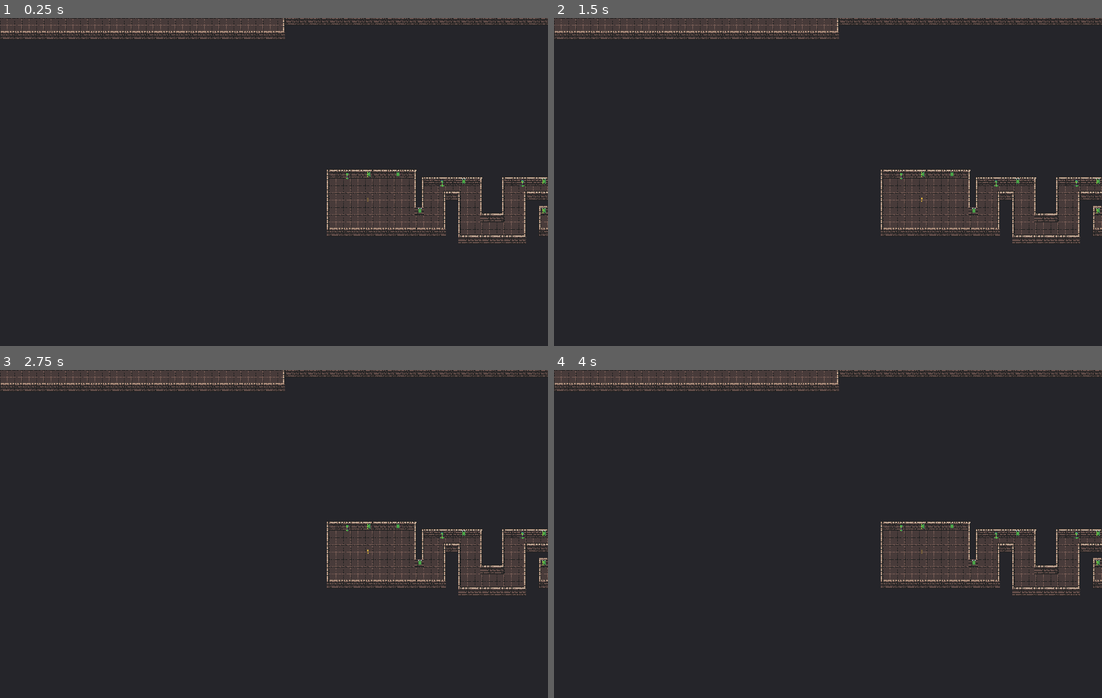
Above: before the commit, frames 1-4 (two rows, left to right).
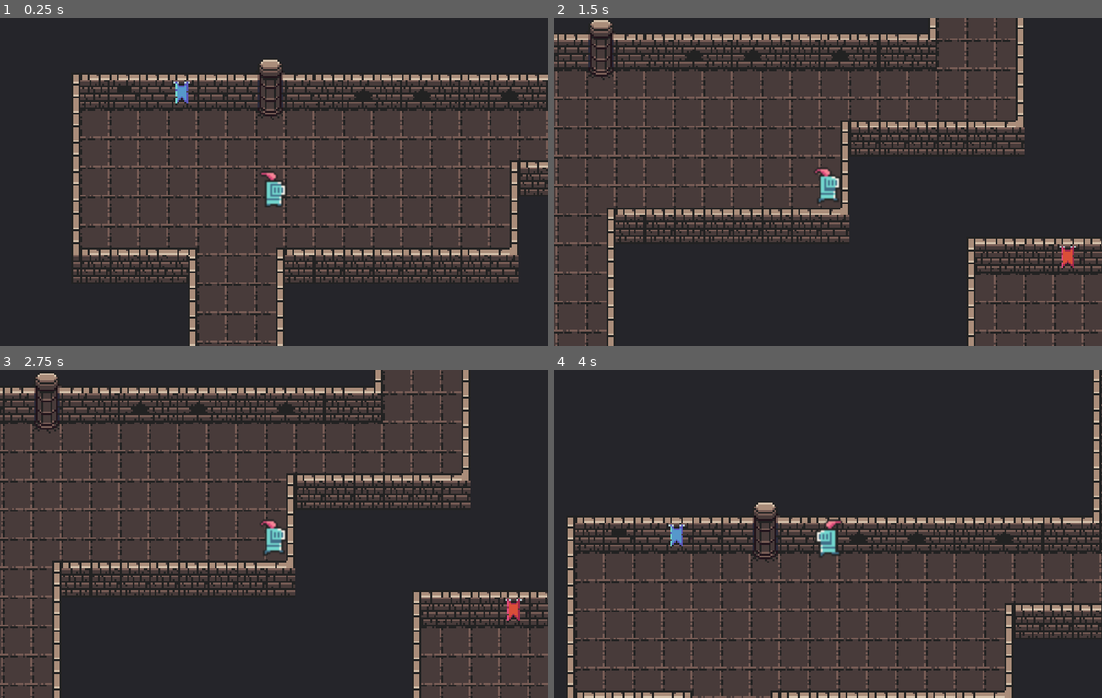
Above: after the commit, the same moments.

Repository: Narrop/Jame-Gam
Game: Godot game, scene res://scenes/levels/level3.tscn
Two runs of this game, one before a commit and one after it. Both use one fixed random seed, a clock stepped at 60 frames per second and the inputs below. This scene is started directly instead of the project's main scene.
Inputs (mouse positions are in pixels of both pictures, inside the frame that each line leads up to):
- Up to frame 1 (0.25 s): no input
- Up to frame 2 (1.5 s): tap Enter (ui_accept) at 0.5, 0.77 s; move the mouse to (948, 165) at 0.52 s; hold Right (ui_right) 0.53-1.28 s; move the mouse to (718, 198) at 1.27 s; hold Down (ui_down) from 1.28 s (still down)
- Up to frame 3 (2.75 s): tap Enter (ui_accept) at 1.52 s; move the mouse to (328, 461) at 2.02 s; release Down (ui_down) at 2.03 s; hold Right (ui_right) from 2.03 s (still down)
- Up to frame 4 (4 s): move the mouse to (800, 599) at 2.77 s; release Right (ui_right) at 2.78 s; hold Up (ui_up) 2.78-3.53 s; tap Enter (ui_accept) at 3.02, 3.77 s; move the mouse to (992, 583) at 3.52 s; hold Left (ui_left) from 3.53 s (still down)

The runs differ from the first frame. In frame 1, 47% of the frame differs, in the area x 0-100%, y 0-100%; in frame 2, 55%; in frame 3, 55%; in frame 4, 44%.

Commit message:
lvl3

Diff:
--- a/scenes/levels/level3.tscn
+++ b/scenes/levels/level3.tscn
@@ -1,9 +1,12 @@
-[gd_scene load_steps=25 format=2]
+[gd_scene load_steps=28 format=2]
 
 [ext_resource path="res://scenes/key/key.tscn" type="PackedScene" id=1]
 [ext_resource path="res://scenes/levels/level2.gd" type="Script" id=2]
 [ext_resource path="res://assets/images/0x72_DungeonTilesetII_v1.4/0x72_DungeonTilesetII_v1.4.png" type="Texture" id=3]
 [ext_resource path="res://assets/musics and sounds/Joel Francis Burford Free JRPG 8-Bit Music + SFX Samples/WAV Loops/02 A Hero's Calling (LOOP).wav" type="AudioStream" id=4]
+[ext_resource path="res://scenes/time/time.tscn" type="PackedScene" id=5]
+[ext_resource path="res://scenes/time/time2.tscn" type="PackedScene" id=6]
+[ext_resource path="res://scenes/player/player.tscn" type="PackedScene" id=7]
 
 [sub_resource type="InputEventAction" id=1]
 action = "ui_cancel"
@@ -656,10 +659,10 @@
 script = ExtResource( 2 )
 
 [node name="Panel" type="Panel" parent="."]
-margin_left = -4322.0
-margin_top = -3149.0
-margin_right = 7413.0
-margin_bottom = 4945.0
+margin_left = -4495.0
+margin_top = -2937.0
+margin_right = 7240.0
+margin_bottom = 5157.0
 __meta__ = {
 "_edit_use_anchors_": false
 }
@@ -690,10 +693,44 @@
 }
 
 [node name="key" parent="." instance=ExtResource( 1 )]
-position = Vector2( 805, 399 )
+position = Vector2( -172, -302 )
 
 [node name="music_advent" type="AudioStreamPlayer" parent="."]
 stream = ExtResource( 4 )
 volume_db = -20.0
 
+[node name="Node2D" type="Node2D" parent="."]
+
+[node name="time2" parent="Node2D" instance=ExtResource( 6 )]
+position = Vector2( 488, -351 )
+
+[node name="time6" parent="Node2D" instance=ExtResource( 6 )]
+position = Vector2( -640, 48 )
+
+[node name="time7" parent="Node2D" instance=ExtResource( 6 )]
+position = Vector2( -822, -891 )
+
+[node name="time8" parent="Node2D" instance=ExtResource( 6 )]
+position = Vector2( -1176, -480 )
+
+[node name="time" parent="Node2D" instance=ExtResource( 5 )]
+position = Vector2( -536, -1240 )
+
+[node name="time9" parent="Node2D" instance=ExtResource( 5 )]
+position = Vector2( -248, -312 )
+
+[node name="time10" parent="Node2D" instance=ExtResource( 5 )]
+position = Vector2( -1176, -1216 )
+
+[node name="time11" parent="Node2D" instance=ExtResource( 5 )]
+position = Vector2( 1239, 0 )
+
+[node name="player" parent="." instance=ExtResource( 7 )]
+position = Vector2( -790, -152 )
+
+[node name="Camera2D" type="Camera2D" parent="player"]
+visible = false
+current = true
+zoom = Vector2( 0.25, 0.25 )
+
 [connection signal="pressed" from="echap" to="." method="_on_echap_pressed"]
--- a/scenes/menu/menu.tscn
+++ b/scenes/menu/menu.tscn
@@ -173,12 +173,12 @@
 [node name="knight" type="AnimatedSprite" parent="."]
 position = Vector2( 658, 327 )
 frames = SubResource( 13 )
+frame = 3
 playing = true
 
 [node name="demon" type="AnimatedSprite" parent="."]
 position = Vector2( 560, 333 )
 frames = SubResource( 14 )
-frame = 1
 playing = true
 
 [node name="button_pressed" type="AudioStreamPlayer" parent="." groups=["SOUND_EFFECT"]]
